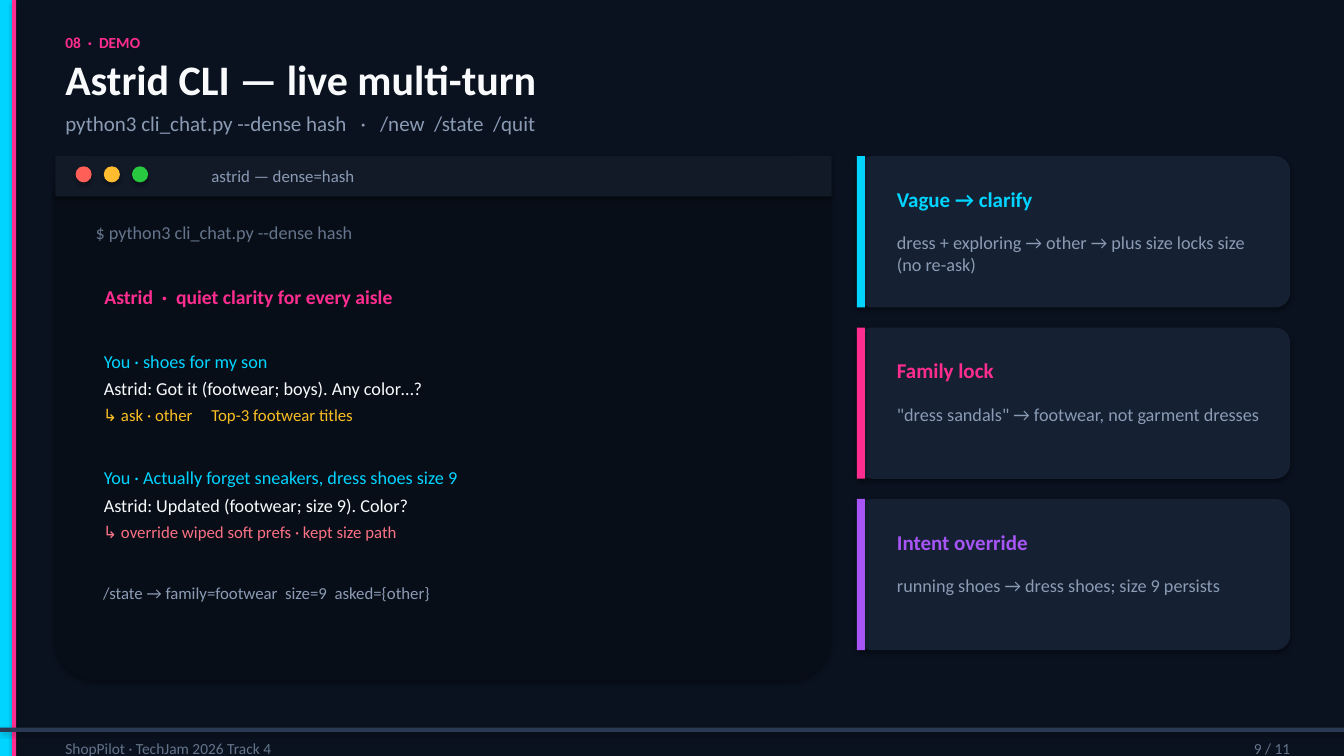
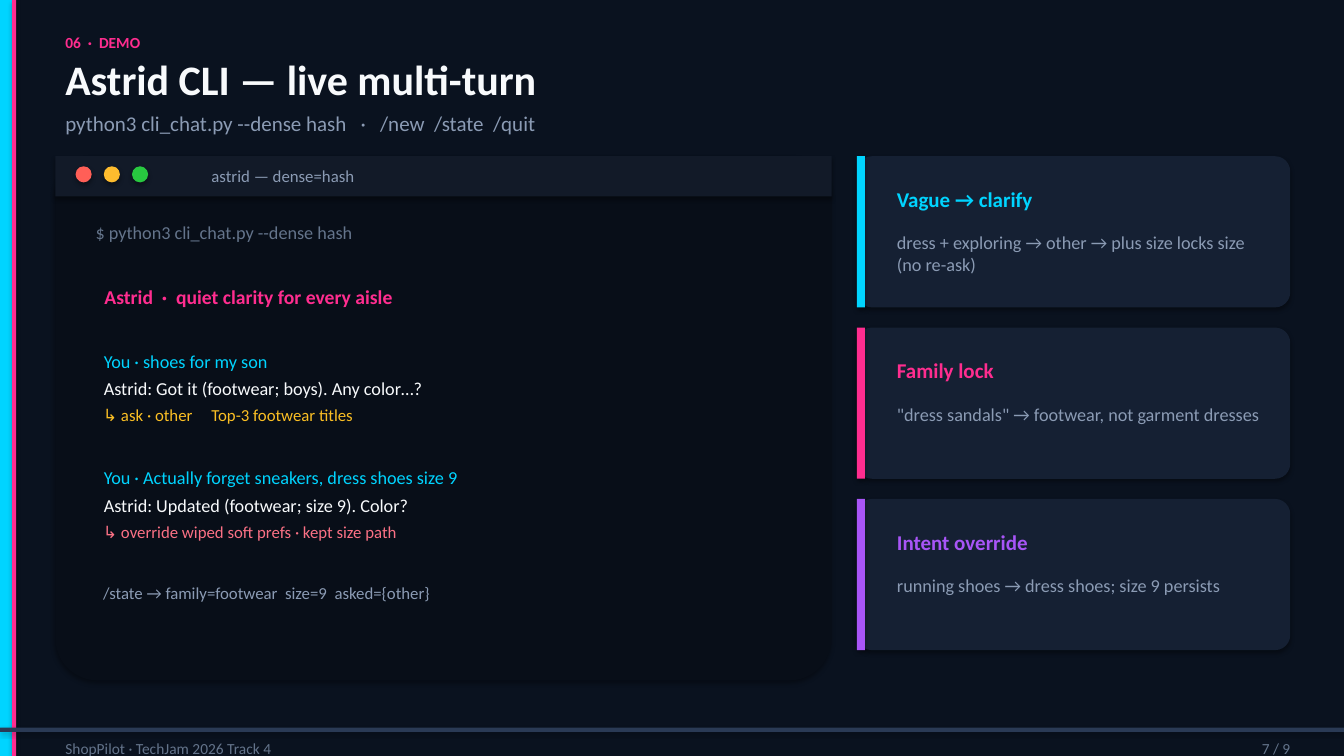
Before and after one commit to algorathem/techjam2026-shopping-copilot, a slide deck: slide 7 of docs/ShopPilot_Demo_Slides.pptx (slide 9 before the commit). Drawn at 1344x756 pixels with LibreOffice and Linux fonts; fonts in the diff are those of the drawing. Boxes give left, top, right and bottom in pixels: in the first picture for what was removed or moved away, otherwise in the second. Text is boxed around its words. In the diff, an @@ line names an element or a change of style, - is before the commit and + after.

```diff
--- a/docs/ShopPilot_Demo_Slides.pptx
+++ b/docs/ShopPilot_Demo_Slides.pptx
@@ text at (x1=65, y1=37, x2=140, y2=48): text changed @@
-08 · DEMO
+06 · DEMO
@@ text at (x1=1262, y1=744, x2=1290, y2=754): text changed @@
-9 / 11
+7 / 9
```
Also in this commit, not shown: 7 other slides changed, 1 slide added, 3 slides removed, 3 other files.
